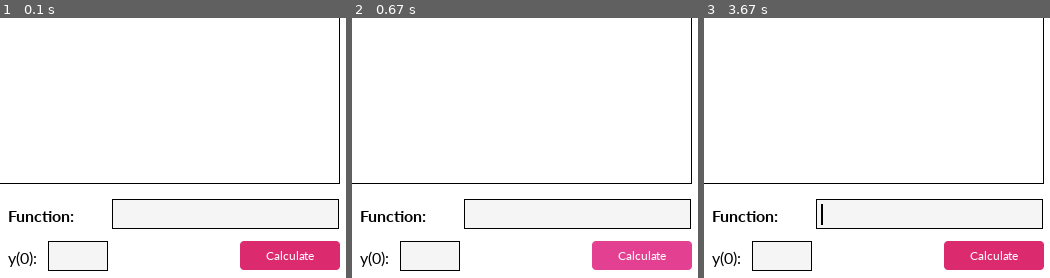
Above: before the commit, frames 1-3 (left to right).
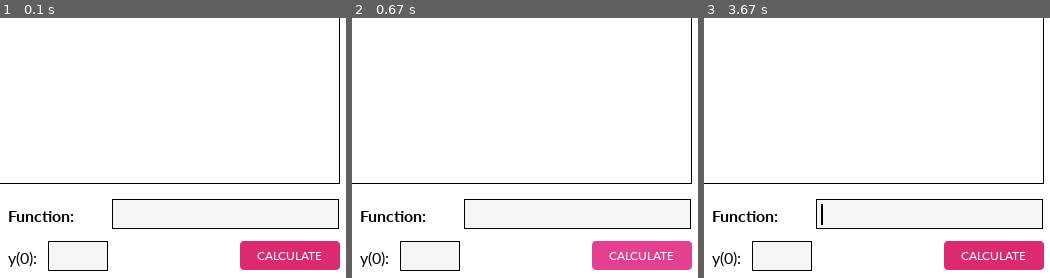
Above: after the commit, the same moments.

Repository: nakamarusun/CompMathIVPSem2
Game: pygame game, started from src/Main.py
The game is run twice, just before and just after one commit, with the same random seed, the same clock (stepped at 60 frames per second) and the same inputs.
Inputs (mouse positions are % of the whole screen's width and height, from its top left):
- Up to frame 1 (0.1 s): no input
- Up to frame 2 (0.67 s): click (92, 96) at 0.38 s
- Up to frame 3 (3.67 s): click (43, 88) at 0.72 s; tap Space at 1, 1.33 s; hold Right 1.67-2.13 s; hold Left 2.67-3.2 s; click (14, 74) at 3.28 s; click (92, 88) at 3.62 s
The pictures show only the part of the screen within x 50-100%, y 50-100%; the shares and areas given below are measured in that part.

The runs differ from the first frame. In frame 1, 0.4% of the frame differs, in the area x 74-94%, y 89-94%; in frame 2, 0.3%; in frame 3, 0.4%.

Commit message:
Added ToggleButton class

Diff:
--- a/src/Pygame/Button.py
+++ b/src/Pygame/Button.py
@@ -63,6 +63,8 @@
 
     hovered = False
 
+    pressed = False
+
     def __init__(self, funcToRun, surface, coords, text, font, size, color, hoverAnim=False, hoverColor=(0, 0, 0)):
         self.text = text
         self.size = size
@@ -101,6 +103,7 @@
                 if (GVar.mouseStateSingle[0] == 1):
                     # Do action when clicked
                     self.funcToRun()
+                    self.pressed = not self.pressed
             else:
                 if (self.hovered):
                     self._updated = True
--- a/src/Pygame/MathRoom.py
+++ b/src/Pygame/MathRoom.py
@@ -6,6 +6,7 @@
 from Pygame.Slider import Slider
 from Pygame.TextField import TextField
 from Pygame.TextLabel import TextLabel
+from Pygame.ToggleButton import ToggleButton
 
 
 class CanvasSurface():
@@ -50,21 +51,35 @@
         self.interactableList.append(Slider(GVar.mainScreenBuffer, [GVar.resolution[0] * 0.075, GVar.resolution[1] * 0.84], GVar.resolution[0] * 0.3, 50, (191, 233, 245), (141, 202, 235))) # Delta X Slider
         self.interactableList.append(Slider(GVar.mainScreenBuffer, [GVar.resolution[0] * 0.075, GVar.resolution[1] * 0.91], GVar.resolution[0] * 0.3, 20, (252, 215, 251), (220, 141, 235), (142, 47, 189), (185, 51, 222))) # Until X Slider
 
+        # Slider Text
         self.interactableList.append(TextLabel(GVar.mainScreenBuffer, "Delta X:", [GVar.resolution[0] * 0.075, GVar.resolution[1] * 0.82])) # Delta X Text
         self.interactableList.append(TextLabel(GVar.mainScreenBuffer, "Until X:", [GVar.resolution[0] * 0.075, GVar.resolution[1] * 0.89])) # Until X Text
 
-        self.interactableList.append(TextField(lambda : print("Pressed"), GVar.mainScreenBuffer, 65, [GVar.resolution[0] * 0.4, GVar.resolution[1] * 0.84 - 3], GVar.defFont)) # Delta X TextField
-        self.interactableList.append(TextField(lambda : print("Pressed"), GVar.mainScreenBuffer, 65, [GVar.resolution[0] * 0.4, GVar.resolution[1] * 0.91 - 3], GVar.defFont)) # Until X TextField
+        # Slider TextField
+        self.interactableList.append(TextField(lambda : print("Pressed"),
+         GVar.mainScreenBuffer, 65, [GVar.resolution[0] * 0.4, GVar.resolution[1] * 0.84 - 3], GVar.defFont)) # Delta X TextField
+        self.interactableList.append(TextField(lambda : print("Pressed"),
+         GVar.mainScreenBuffer, 65, [GVar.resolution[0] * 0.4, GVar.resolution[1] * 0.91 - 3], GVar.defFont)) # Until X TextField
 
-        self.interactableList.append(TextLabel(GVar.mainScreenBuffer, "Function:", [GVar.resolution[0] * 0.51, GVar.resolution[1] * 0.84 - 2], GVar.defFont18Bold)) # Function Text
+        # Function Text
+        self.interactableList.append(TextLabel(GVar.mainScreenBuffer, "Function:", [GVar.resolution[0] * 0.51, GVar.resolution[1] * 0.84 - 2], GVar.defFont18Bold))
 
-        self.interactableList.append(TextField(lambda : print("Pressed"), GVar.mainScreenBuffer, GVar.resolution[0] * 0.285, [GVar.resolution[0] * 0.64, GVar.resolution[1] * 0.84 - 9], GVar.defFont18)) # Function TextField
+        # Function TextField
+        self.interactableList.append(TextField(lambda : print("Pressed"),
+         GVar.mainScreenBuffer, GVar.resolution[0] * 0.285, [GVar.resolution[0] * 0.64, GVar.resolution[1] * 0.84 - 9], GVar.defFont18))
 
-        self.interactableList.append(TextLabel(GVar.mainScreenBuffer, "y(0):", [GVar.resolution[0] * 0.51, GVar.resolution[1] * 0.91 - 2], GVar.defFont18)) # Initial y Text
+        # Initial y Text
+        self.interactableList.append(TextLabel(GVar.mainScreenBuffer, "y(0):", [GVar.resolution[0] * 0.51, GVar.resolution[1] * 0.91 - 2], GVar.defFont18))
 
-        self.interactableList.append(TextField(lambda : print("Pressed"), GVar.mainScreenBuffer, GVar.resolution[0] * 0.075, [GVar.resolution[0] * 0.56, GVar.resolution[1] * 0.91 - 9], GVar.defFont18)) # Initial y TextField
+        # Initial y TextField
+        self.interactableList.append(TextField(lambda : print("Pressed"),
+         GVar.mainScreenBuffer, GVar.resolution[0] * 0.075, [GVar.resolution[0] * 0.56, GVar.resolution[1] * 0.91 - 9], GVar.defFont18))
 
-        self.interactableList.append(Button(lambda : print("Calculated"), GVar.mainScreenBuffer, [GVar.resolution[0] * 0.8, GVar.resolution[1] * 0.91 - 9], "Calculate", GVar.defFont, [GVar.resolution[0] * 0.125, 29], (219, 42, 110), True, (227, 64, 145)))
+        # Calculate Button
+        self.interactableList.append(Button(lambda : print("Calculated"),
+         GVar.mainScreenBuffer, [GVar.resolution[0] * 0.8, GVar.resolution[1] * 0.91 - 9], "CALCULATE", GVar.defFont, [GVar.resolution[0] * 0.125, 29], (219, 42, 110), True, (227, 64, 145)))
+
+
 
     def update(self):
         if (GVar.isVideoResized):
--- /dev/null
+++ b/src/Pygame/ToggleButton.py
@@ -0,0 +1,25 @@
+import pygame
+import Pygame.GlobalVariables as GVar
+from Pygame.Button import AAfilledRoundedRect, Button
+
+buttonList = []
+
+# Function to draw a rounded rectangle
+class ToggleButton(Button):
+
+    toggleColor = (125, 125, 125)
+
+    toggled = False
+
+    def __init__(self, funcToRun, surface, coords, text, font, size, color, hoverAnim=False, hoverColor=(0, 0, 0), toggleColor=(125, 125, 125)):
+        self.toggleColor = toggleColor
+        super().__init__(funcToRun, surface, coords, text, font, size, color, hoverAnim, hoverColor)
+
+    def update(self):
+        super().update()
+        if (self.pressed):
+            self.color = self.toggleColor
+            self.redrawButton()
+
+    def isToggled(self):
+        return self.pressed
